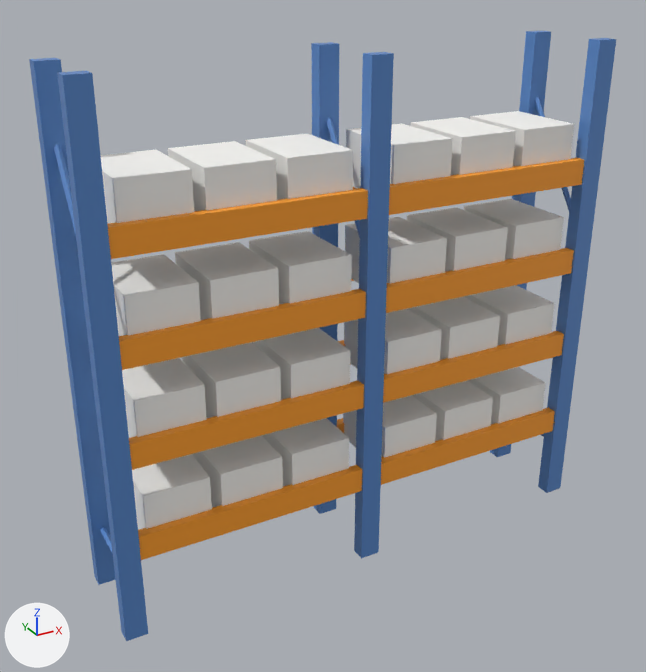
One commit to the glTF model modules/assets/internal/models/police/police.store.evidence_shelving.glb: the scene before it, then after it.
Rendered twice from a camera (50 mm lens) standing at (-1.97, -3.35, 2.8) and looking at (-0.12, 0.02, 1.12). Lighting does not change. The marker at lower left points along +X, +Y and +Z. The picture after the commit comes second.

Names of what the first picture shows: 'main__fabric_white', 'main__hivis_orange', 'main__plastic_blue'.
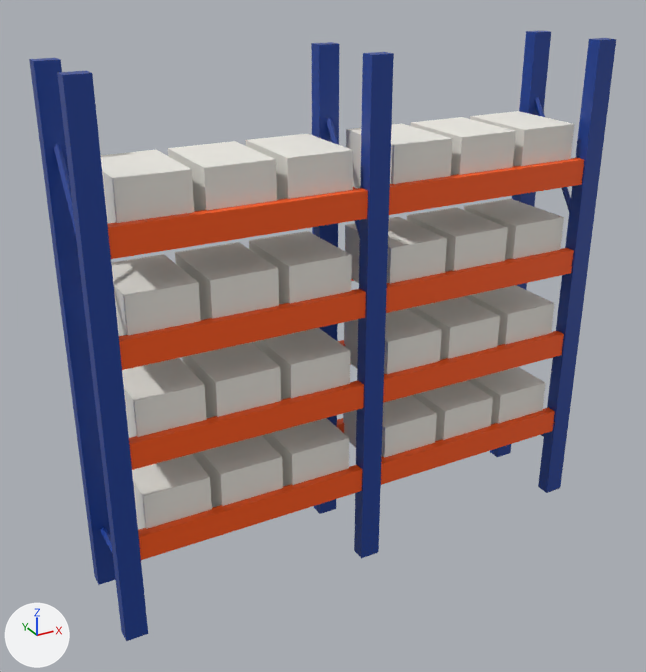
Location of each change, [x1, y1, x2, y2] in pixels of the pictures (646 x 672 px):
'main__plastic_blue', recoloured (darker): [29, 31, 616, 641] in both
'main__hivis_orange', recoloured: [107, 158, 584, 560] in both

The change, as a diff of the scene's bpy script:
```diff
--- a/modules/assets/internal/models/police/police.store.evidence_shelving.glb.py
+++ b/modules/assets/internal/models/police/police.store.evidence_shelving.glb.py
@@ mat_hivis_orange @@
 mat_hivis_orange = principled_material('hivis_orange')
-mat_hivis_orange.base_color = (1.0, 0.35, 0.02)  # orange #ffa027
+mat_hivis_orange.base_color = (1.0, 0.101, 0.0015)  # orange #ff5905
 mat_hivis_orange.roughness = 0.6
@@ mat_plastic_blue @@
 mat_plastic_blue = principled_material('plastic_blue')
-mat_plastic_blue.base_color = (0.1, 0.25, 0.6)  # blue #5989cb
+mat_plastic_blue.base_color = (0.01, 0.0509, 0.319)  # blue #194099
 mat_plastic_blue.roughness = 0.4
```
